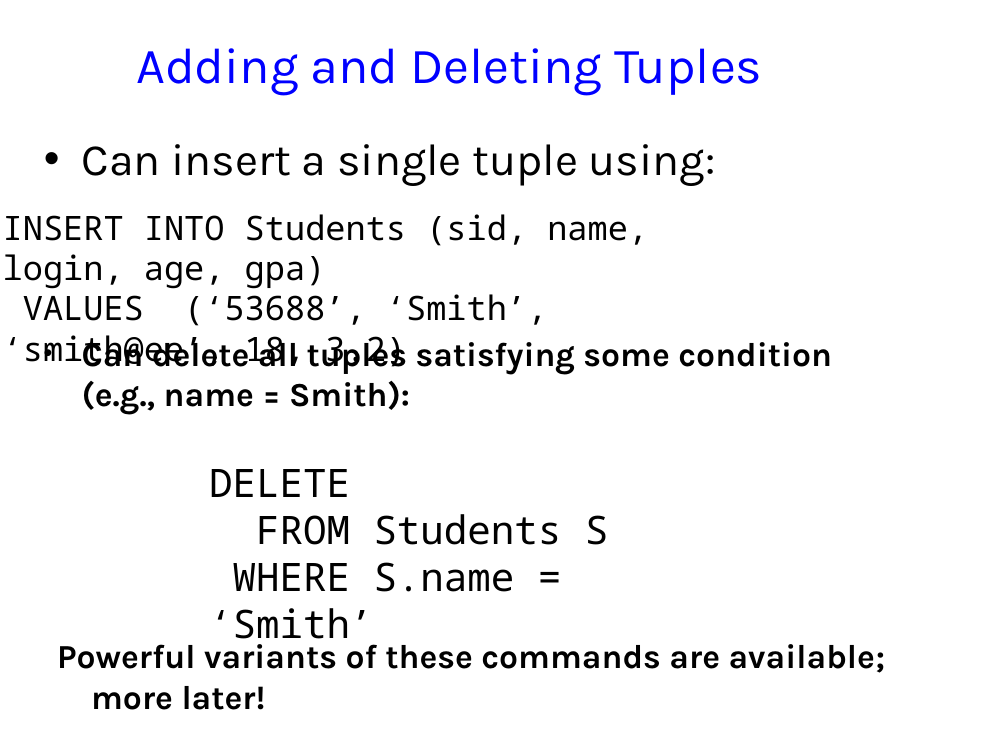
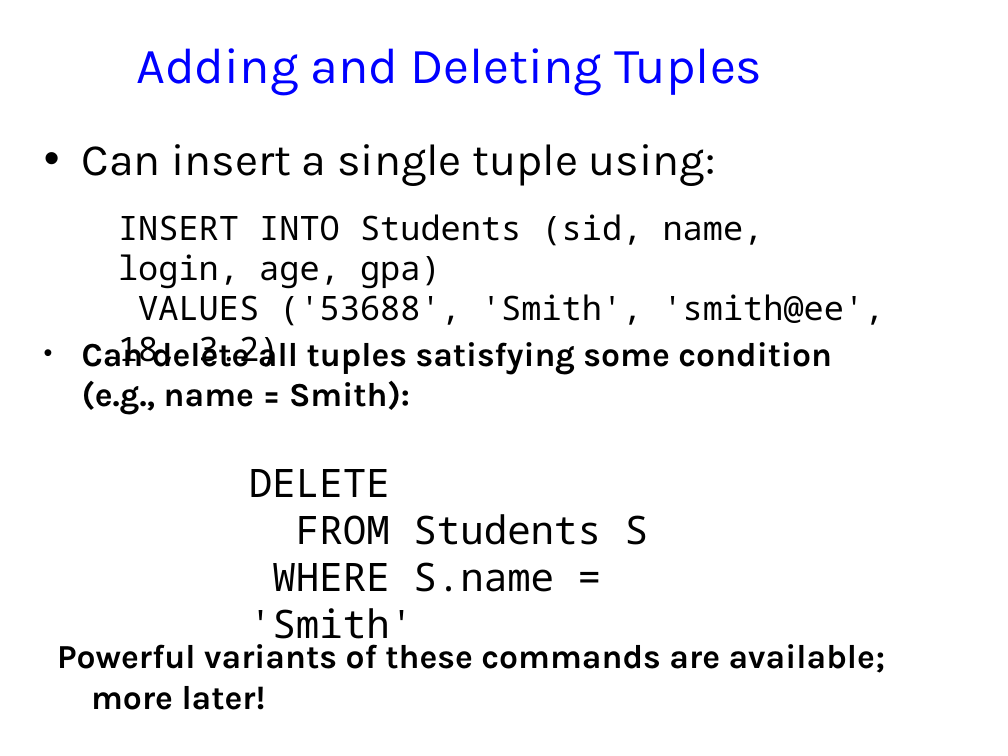
Before and after one commit to jhellerstein/cs186-09, a slide deck: slide 34 of lecs/02-Relational.ppt. Drawn at 1008x756 pixels with LibreOffice and Linux fonts; fonts in the diff are those of the drawing; background and template pictures are left out. Boxes give left, top, right and bottom in pixels: in the first picture for what was removed or moved away, otherwise in the second. Text is boxed around its words. In the diff, an @@ line names an element or a change of style, - is before the commit and + after.

```diff
--- a/lecs/02-Relational.ppt
+++ b/lecs/02-Relational.ppt
@@ text "INSERT INTO Students (sid, name, ...": place and size @@
-text "INSERT INTO Students (sid, name, ..." at <box>3,214,648,370</box>
+text "INSERT INTO Students (sid, name, ..." at <box>118,214,885,367</box>
@@ text at <box>118,294,885,367</box>: text changed @@
-VALUES (‘53688’, ‘Smith’, ‘smith@ee’, 18, 3.2)
+VALUES ('53688', 'Smith', 'smith@ee', 18, 3.2)
@@ text "DELETE": place and size @@
-text "DELETE" at <box>209,469,609,649</box>
+text "DELETE" at <box>249,469,649,649</box>
@@ text at <box>249,562,554,649</box>: text changed @@
-WHERE S.name = ‘Smith’
+WHERE S.name = 'Smith'
```
Also in this commit, not shown: 14 other slides changed, 1 slide added, 1 slide removed, 2 other files.
